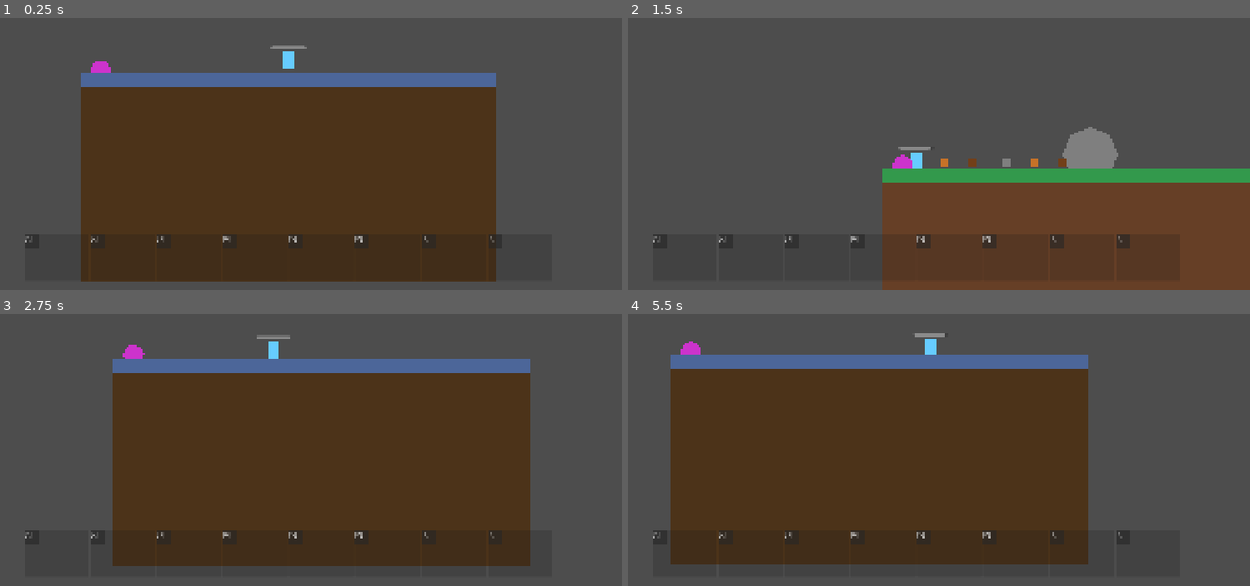
Above: before the commit, frames 1-4 (two rows, left to right).
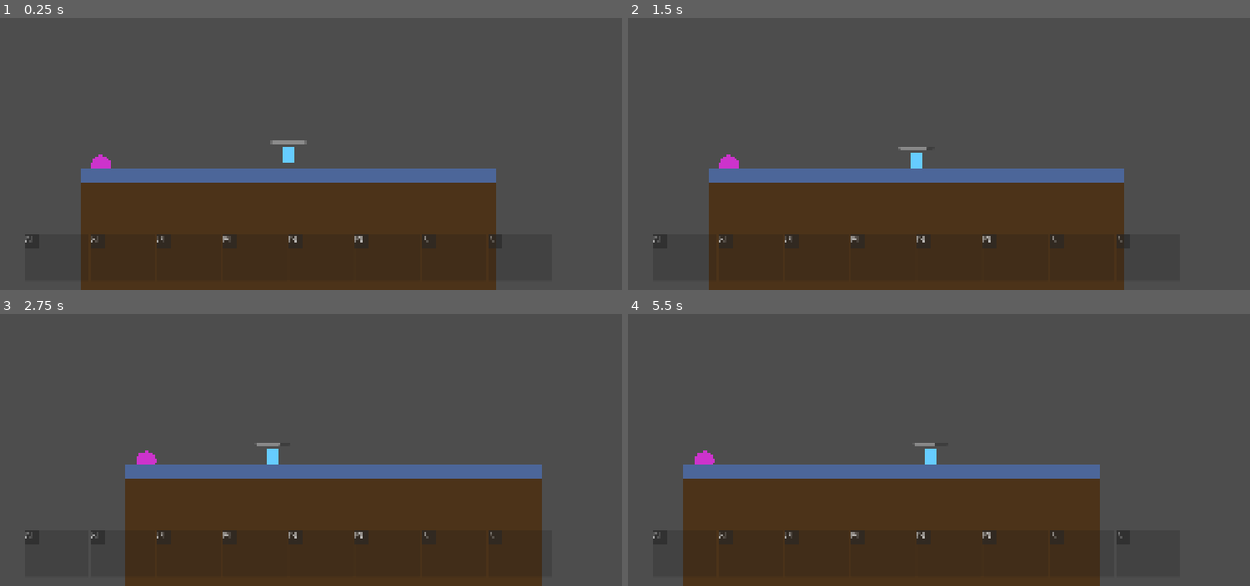
Above: after the commit, the same moments.

Repository: Travis-Code/SurvivalGame
Game: Godot game, scene res://scenes/Main.tscn
Two runs of this game, one before a commit and one after it. Both use one fixed random seed, a clock stepped at 60 frames per second and the inputs below.
Inputs (mouse positions are in pixels of both pictures, inside the frame that each line leads up to):
- Up to frame 1 (0.25 s): no input
- Up to frame 2 (1.5 s): tap Enter (ui_accept) at 0.5, 1.25 s; drag from (727, 58) to (982, 20) at 0.52 s; drag from (1088, 154) to (901, 164) at 1.27 s
- Up to frame 3 (2.75 s): tap Enter (ui_accept) at 2 s; hold A (move_left) from 2.03 s (still down); click (273, 460) at 2.17 s
- Up to frame 4 (5.5 s): release A (move_left) at 2.75 s; drag from (883, 474) to (715, 343) at 2.77 s; move the mouse to (1119, 455) at 3.52 s; hold D (move_right) 3.53-4.25 s; tap Space (jump) at 3.77 s; drag from (715, 343) to (outside the picture) at 4.27 s; move the mouse to (951, 398) at 5.02 s; hold D (move_right) from 5.03 s (still down); click (951, 398) at 5.17 s

The runs differ from the first frame. In frame 1, 29% of the frame differs, in the area x 13-80%, y 10-100%; in frame 2, 33%; in frame 3, 36%; in frame 4, 38%, in the area x 6-76%, y 7-100%.

Commit message:
Adjust Main platform height to match Level2

Diff:
--- a/scenes/Main.tscn
+++ b/scenes/Main.tscn
@@ -9,14 +9,14 @@
 [node name="Level2" type="Node2D"]
 
 [node name="Player" parent="." instance=ExtResource("1")]
-position = Vector2(600, 400)
+position = Vector2(600, 800)
 
 [node name="Portal" parent="." instance=ExtResource("2")]
-position = Vector2(60, 470)
+position = Vector2(60, 870)
 destination_scene = "res://scenes/Level2.tscn"
 
 [node name="Ground" type="StaticBody2D" parent="."]
-position = Vector2(0, 500)
+position = Vector2(0, 900)
 
 [node name="CollisionShape2D" type="CollisionShape2D" parent="Ground"]
 position = Vector2(600, 0)
